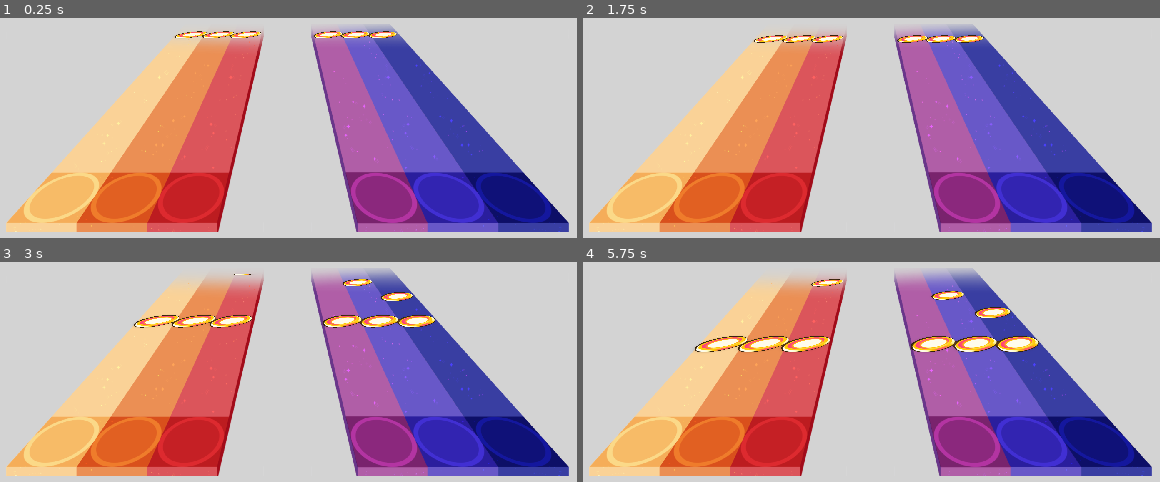
Above: before the commit, frames 1-4 (two rows, left to right).
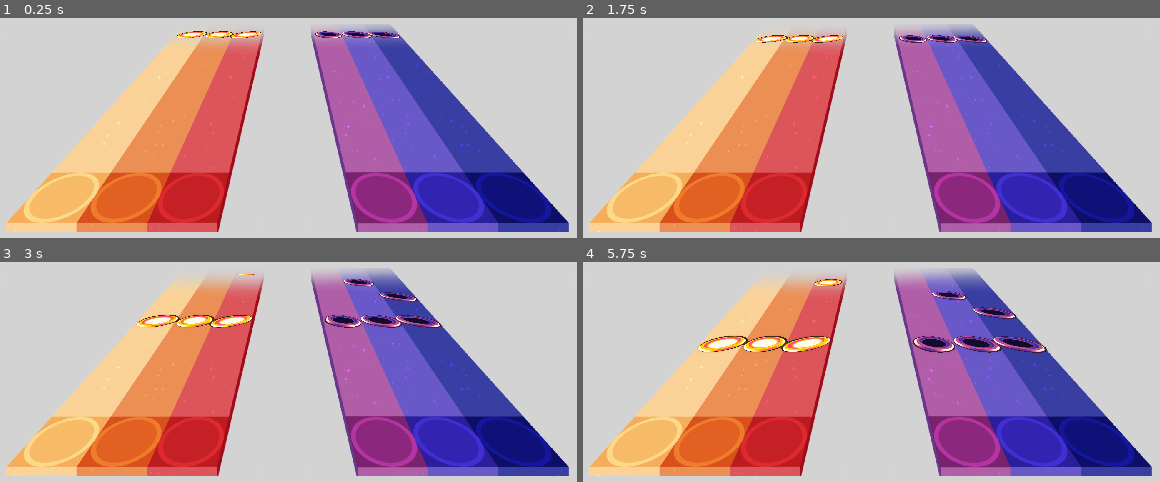
Above: after the commit, the same moments.

Repository: ctathkren/2-week-rhythm
Game: Godot game, scene res://game/scenes/main/gameplay3d.tscn
Two runs of this game, one before a commit and one after it. Both use one fixed random seed, a clock stepped at 60 frames per second and the inputs below. The project has no main scene, so this scene is started directly.
Inputs:
- Up to frame 1 (0.25 s): no input
- Up to frame 2 (1.75 s): tap Enter at 0.5 s; hold Down (ui_down) from 1.28 s (still down)
- Up to frame 3 (3 s): release Down (ui_down) at 2.03 s
- Up to frame 4 (5.75 s): hold Down (ui_down) from 3.53 s (still down)

The runs differ from the first frame. In frame 1, 0.5% of the frame differs, in the area x 30-70%, y 5-10%; in frame 2, 0.6%; in frame 3, 1.7%; in frame 4, 2.6%, in the area x 19-81%, y 7-42%.

Commit message:
manually set parameters of notes for testing

Diff:
--- a/HYMN/game/scenes/main/gameplay.gd
+++ b/HYMN/game/scenes/main/gameplay.gd
@@ -5,12 +5,21 @@
 # ---
 
 func _ready():
-	pass
+	$Note2.setColumnNumber(1)
+	$Note2.setColumnNumber(3)
+	$Note3.setColumnNumber(2)
+	$Note4.setColumnNumber(-1)
+	$Note5.setColumnNumber(-2)
+	$Note6.setColumnNumber(-3)
+	$Note7.setColumnNumber(-3)
+	$Note8.setColumnNumber(-2)
+	$Note9.setColumnNumber(3)
 
 func _physics_process(delta):
 	if Input.is_action_just_pressed("ui_down"):
 		resetLevel()
 
+
 # ---
 
 func resetLevel():
